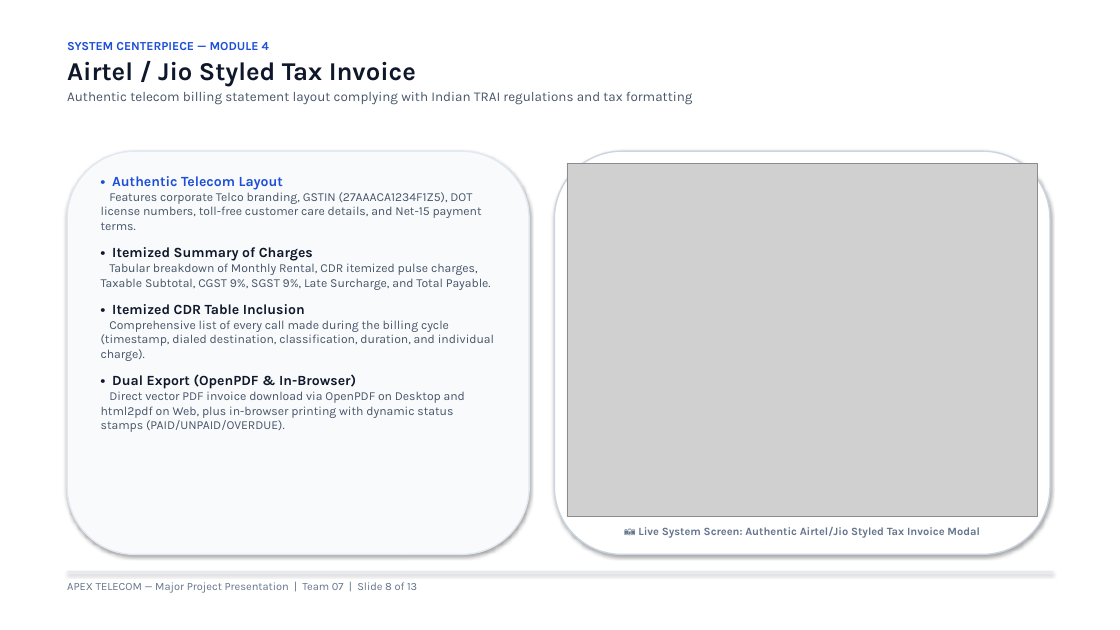
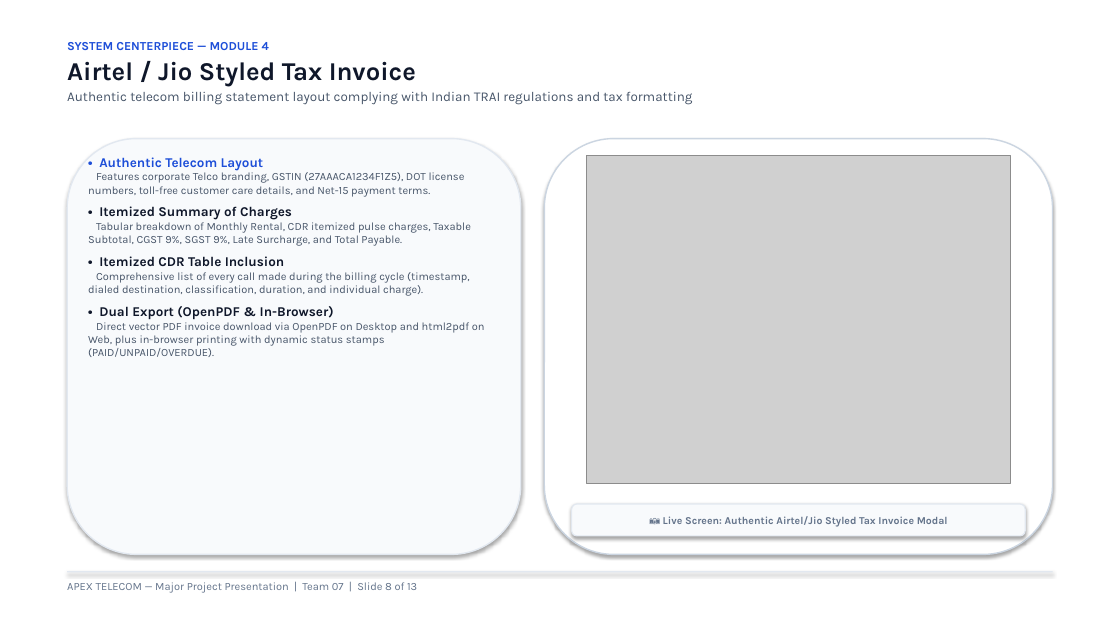
Before and after one commit to ashlesh0805/TelephoneBillManagementSystem, a slide deck: slide 8 of Telephone_Bill_Management_System_Team07.pptx. Drawn at 1120x630 pixels with LibreOffice and Linux fonts; fonts in the diff are those of the drawing; grey boxes stand for pictures. Boxes give left, top, right and bottom in pixels: in the first picture for what was removed or moved away, otherwise in the second. Text is boxed around its words. In the diff, an @@ line names an element or a change of style, - is before the commit and + after.

Commit message:
docs: polish deck widgets with comfortable margins, centered screenshots, and white theme

```diff
--- a/Telephone_Bill_Management_System_Team07.pptx
+++ b/Telephone_Bill_Management_System_Team07.pptx
@@ rounded rectangle: place and size @@
-rounded rectangle at box(67, 151, 529, 555)
+rounded rectangle at box(67, 139, 521, 555)
@@ rounded rectangle: place and size @@
-rounded rectangle at box(555, 151, 1050, 555)
+rounded rectangle at box(544, 139, 1053, 555)
@@ text "• Authentic Telecom Layout": place and size @@
-text "• Authentic Telecom Layout" at box(101, 176, 494, 432)
+text "• Authentic Telecom Layout" at box(88, 157, 485, 357)
@@ text "• Authentic Telecom Layout" at box(88, 157, 485, 357): size 12 to 11.5 pt in "• Authentic Telecom Layout", "• Itemized Summary of Charges", "• Itemized CDR Table Inclusion", "• Dual Export (OpenPDF & In-Browser)"; size 10.5 to 9.5 pt in "Features corporate Telco branding, GSTIN (27AAACA1234F1Z5),  ...", "Tabular breakdown of Monthly Rental, CDR itemized ...", "Comprehensive list of every call made during ...", "Direct vector PDF invoice download via OpenPDF ..."; less space between paragraphs @@
@@ picture: place and size @@
-picture at box(567, 164, 1038, 517)
+picture at box(586, 155, 1011, 483)
@@ rounded rectangle "📷 Live Screen: Authentic Airtel/Jio ...": place and size @@
-rounded rectangle "📷 Live Screen: Authentic Airtel/Jio ..." at box(638, 527, 980, 538)
+rounded rectangle "📷 Live Screen: Authentic Airtel/Jio ..." at box(571, 504, 1025, 536)
@@ rounded rectangle "📷 Live Screen: Authentic Airtel/Jio ..." at box(571, 504, 1025, 536): vertical alignment top to middle; fill none to #F8FAFC; outline none to #E2E8F0 1 pt; shadow on @@
@@ text in rounded rectangle at box(663, 516, 948, 527): text changed; size 9.5 to 9 pt @@
-📷 Live System Screen: Authentic Airtel/Jio Styled Tax Invoice Modal
+📷 Live Screen: Authentic Airtel/Jio Styled Tax Invoice Modal
```
Also in this commit, not shown: 12 other slides changed, 3 other files.
